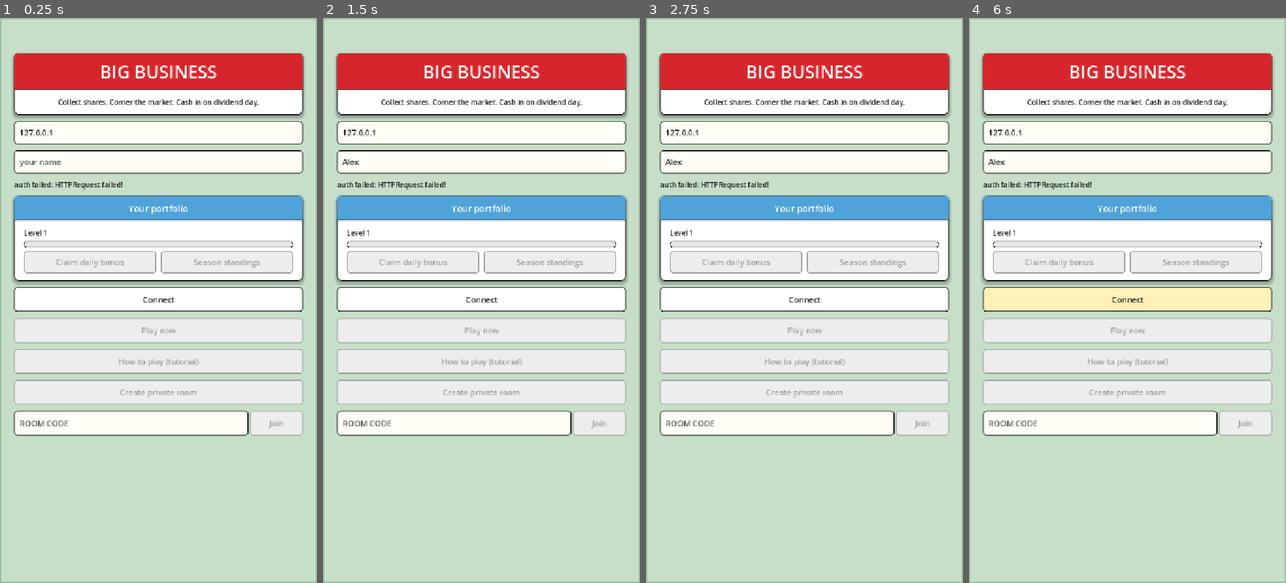
Above: before the commit, frames 1-4 (left to right).
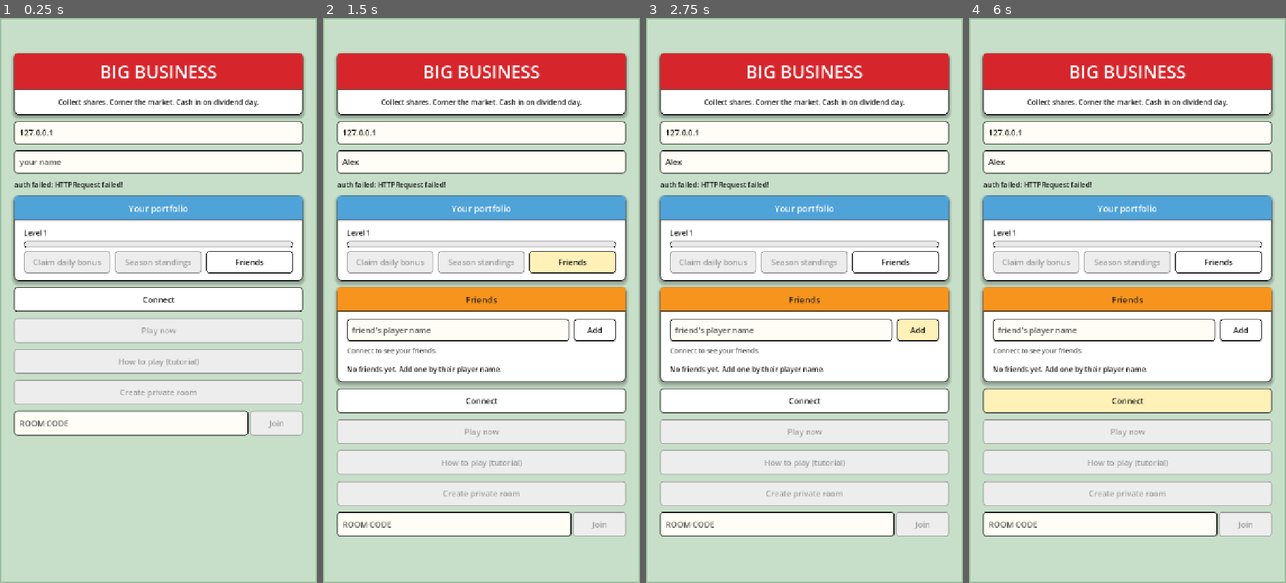
Above: after the commit, the same moments.

Repository: tal-meshali/big-business
Game: Godot game, scene res://scenes/main.tscn
Two runs of this game, one before a commit and one after it. Both use one fixed random seed, a clock stepped at 60 frames per second and the inputs below.
Inputs (mouse positions are in pixels of both pictures, inside the frame that each line leads up to):
- Up to frame 1 (0.25 s): no input
- Up to frame 2 (1.5 s): click (481, 159) at 0.52 s; type "Alex" at 0.6 s; click (573, 260) at 1.25 s, where only the run after the commit has a clickable "Friends"
- Up to frame 3 (2.75 s): click (918, 328) at 2 s, where only the run after the commit has a clickable "Add"
- Up to frame 4 (6 s): click (1219, 260) at 2.75 s, where only the run after the commit has a clickable "Friends"; click (1219, 260) at 3.5 s, where only the run after the commit has a clickable "Friends"; click (1241, 328) at 4.25 s, where only the run after the commit has a clickable "Add"; click (1241, 328) at 5 s, where only the run after the commit has a clickable "Add"; click "Connect" at 5.75 s

The runs differ from the first frame. In frame 1, 0.6% of the frame differs, in the area x 10-93%, y 41-46%; in frame 2, 28%; in frame 3, 28%; in frame 4, 30%, in the area x 4-96%, y 41-92%.

Commit message:
Friends list and room invites via Nakama notifications
Server: new match/social.ts with find_player (exact username, never the
caller) and invite_friend (mutual friends only, target must not have
blocked the caller, code must be a live room), delivered as a persistent
in-app notification with INVITE_CODE 100. Invite rules are a pure
function with a vitest; e2e covers mutual add, delivery over the socket,
join by code, and refusals for pending, stranger, self, unknown room and
blocked.

Client: Net gains list/add/remove/invite friend calls and an
invite_received signal fed by the socket and by persistent notifications
on connect (shown once, then deleted server-side; queued for the lobby
if one arrives mid-game). New FriendsPanel (online dot, add by name,
Accept/Pending/Invite/Remove, incoming invite rows with Join) toggled
from the lobby profile card; Invite shows only inside a private room.
Smoke test covers the panel.

Diff:
--- a/client/scripts/net/net.gd
+++ b/client/scripts/net/net.gd
@@ -13,6 +13,9 @@
 signal emote_shown(seat: int, emote: String)
 signal reconnecting(attempt: int)
 signal reconnected
+## A friend invited us to a private room, live over the socket or found as a
+## persistent notification on connect. Also queued in `pending_invites`.
+signal invite_received(from_name: String, code: String)
 
 const SETTINGS_PATH := "user://net.cfg"
 
@@ -37,6 +40,7 @@
 
 func _ready() -> void:
 	_load_settings()
+	connected.connect(_on_connected_social)
 
 
 func _load_settings() -> void:
@@ -290,3 +294,109 @@
 			return
 	match_id = ""
 	connection_failed.emit("disconnected")
+
+
+# --- Friends and invites ------------------------------------------------------
+
+## Invites not yet shown by a friends panel ({fromName, code}), so one that
+## arrives during a game is still offered back in the lobby.
+var pending_invites: Array = []
+## Notification ids already surfaced this session, so a persistent invite is
+## shown once even across reconnects.
+var _seen_invites: Dictionary = {}
+
+
+## Friends in every state except blocked: [{userId, name, online, state}] with
+## Nakama's states (0 friends, 1 request sent, 2 request received).
+func list_friends() -> Array:
+	var rows: Array = []
+	if client == null or session == null:
+		return rows
+	var res = await client.list_friends_async(session, null, 100)
+	if res.is_exception():
+		return rows
+	for f in res.friends:
+		if f.user == null or f.state == 3:
+			continue
+		var shown_name: String = f.user.display_name if not f.user.display_name.is_empty() else f.user.username
+		rows.append({"userId": f.user.id, "name": shown_name, "online": f.user.online, "state": int(f.state)})
+	return rows
+
+
+## Sends a friend request to a player by exact username (adding back accepts
+## theirs). False when no such player exists.
+func add_friend_by_name(username: String) -> bool:
+	var rpc: NakamaAPI.ApiRpc = await client.rpc_async(session, "find_player", JSON.stringify({"name": username.strip_edges()}))
+	if rpc.is_exception():
+		return false
+	var data: Dictionary = JSON.parse_string(rpc.payload)
+	return await add_friend(String(data.get("userId", "")))
+
+
+## Sends a friend request by user id, or accepts a received one.
+func add_friend(target_user_id: String) -> bool:
+	if target_user_id.is_empty():
+		return false
+	var res: NakamaAsyncResult = await client.add_friends_async(session, [target_user_id])
+	return not res.is_exception()
+
+
+## Removes a friend (or cancels a pending request) both ways.
+func remove_friend(target_user_id: String) -> bool:
+	var res: NakamaAsyncResult = await client.delete_friends_async(session, PackedStringArray([target_user_id]))
+	return not res.is_exception()
+
+
+## Invites a mutual friend to the private room `code`; the server refuses
+## strangers, pending requests and players who blocked us.
+func invite_friend(target_user_id: String, code: String) -> bool:
+	var payload := JSON.stringify({"userId": target_user_id, "code": code})
+	var rpc: NakamaAPI.ApiRpc = await client.rpc_async(session, "invite_friend", payload)
+	if rpc.is_exception():
+		server_error.emit("invite failed: %s" % rpc.get_exception().message)
+		return false
+	return true
+
+
+## Hands over (and clears) invites that arrived while no panel was listening.
+func take_pending_invites() -> Array:
+	var out := pending_invites
+	pending_invites = []
+	return out
+
+
+func _on_connected_social() -> void:
+	socket.received_notification.connect(_on_notification)
+	_fetch_pending_invites()
+
+
+func _on_notification(n: NakamaAPI.ApiNotification) -> void:
+	if n.code != Protocol.INVITE_CODE or _seen_invites.has(n.id):
+		return
+	_seen_invites[n.id] = true
+	var content = JSON.parse_string(n.content)
+	if not content is Dictionary:
+		return
+	var from_name := String(content.get("fromName", "A friend"))
+	var code := String(content.get("code", ""))
+	if code.is_empty():
+		return
+	pending_invites.append({"fromName": from_name, "code": code})
+	invite_received.emit(from_name, code)
+
+
+## Invites sent while we were offline are persistent notifications. Surface
+## them once, then delete them server-side.
+## WHY: rooms live minutes, so an invite shown once is either used now or
+## stale; deleting keeps old codes from reappearing at every launch.
+func _fetch_pending_invites() -> void:
+	var res = await client.list_notifications_async(session, 20)
+	if res.is_exception():
+		return
+	var ids := PackedStringArray()
+	for n in res.notifications:
+		if n.code == Protocol.INVITE_CODE:
+			ids.append(n.id)
+			_on_notification(n)
+	if not ids.is_empty():
+		await client.delete_notifications_async(session, ids)
--- a/client/scripts/net/protocol.gd
+++ b/client/scripts/net/protocol.gd
@@ -10,6 +10,9 @@
 const OP_LOBBY := 12
 const OP_ERROR := 13
 const OP_EMOTE_SHOWN := 14
+
+## Nakama notification code of a room invite (INVITE_CODE on the server).
+const INVITE_CODE := 100
 
 ## Preset emotes and phrases: the only chat there is (all-ages decision D4).
 ## Ids must match EMOTE_IDS in server/src/match/protocol.ts.
--- /dev/null
+++ b/client/scripts/ui/friends_panel.gd
@@ -0,0 +1,241 @@
+class_name FriendsPanel
+extends PanelContainer
+## Lobby friends panel: friends with an online dot, add by name, remove,
+## invite to the current private room, and incoming invites with a Join
+## button. Self-contained: it talks to Net itself. main.gd only sets
+## `room_code` and handles `join_requested`.
+
+signal join_requested(code: String)
+
+const ONLINE := Color("#3F9E4F")
+const OFFLINE := Color("#BDBDBD")
+## Minimum touch target on a phone.
+const TOUCH := 48
+## Nakama friend states.
+const STATE_FRIENDS := 0
+const STATE_REQUEST_SENT := 1
+const STATE_REQUEST_RECEIVED := 2
+
+## Code of the private room the lobby is in ("" outside one). Invite
+## buttons show only while it is set.
+var room_code: String = "":
+	set(value):
+		room_code = value
+		_render_friends()
+
+var _friends: Array = []
+var _list: VBoxContainer
+var _invites: VBoxContainer
+var _name_edit: LineEdit
+var _add_button: Button
+var _status: Label
+
+
+func _ready() -> void:
+	_build()
+	Net.invite_received.connect(show_invite)
+	visibility_changed.connect(_on_visibility_changed)
+	for inv in Net.take_pending_invites():
+		show_invite(String(inv.get("fromName", "A friend")), String(inv.get("code", "")))
+
+
+func _build() -> void:
+	# The deed panel supplies the look; this container only positions it.
+	add_theme_stylebox_override("panel", StyleBoxEmpty.new())
+	var deed := UiTheme.deed_panel(Companies.CHANCE, "Friends", Companies.INK)
+	deed["title"].add_theme_font_size_override("font_size", 20)
+	add_child(deed["panel"])
+	var box := VBoxContainer.new()
+	box.add_theme_constant_override("separation", 10)
+	deed["body"].add_child(box)
+
+	var add_row := HBoxContainer.new()
+	add_row.add_theme_constant_override("separation", 10)
+	box.add_child(add_row)
+	_name_edit = LineEdit.new()
+	_name_edit.placeholder_text = "friend's player name"
+	_name_edit.max_length = 16
+	_name_edit.custom_minimum_size = Vector2(0, TOUCH)
+	_name_edit.size_flags_horizontal = Control.SIZE_EXPAND_FILL
+	_name_edit.text_submitted.connect(func(_text: String) -> void: _on_add_pressed())
+	add_row.add_child(_name_edit)
+	_add_button = Button.new()
+	_add_button.text = "Add"
+	_add_button.custom_minimum_size = Vector2(96, TOUCH)
+	_add_button.pressed.connect(_on_add_pressed)
+	add_row.add_child(_add_button)
+
+	_status = Label.new()
+	_status.autowrap_mode = TextServer.AUTOWRAP_WORD_SMART
+	_status.add_theme_font_size_override("font_size", 15)
+	_status.add_theme_color_override("font_color", Companies.INK_SOFT)
+	box.add_child(_status)
+
+	_invites = VBoxContainer.new()
+	_invites.add_theme_constant_override("separation", 8)
+	box.add_child(_invites)
+
+	_list = VBoxContainer.new()
+	_list.add_theme_constant_override("separation", 8)
+	box.add_child(_list)
+	_render_friends()
+
+
+func _on_visibility_changed() -> void:
+	if is_visible_in_tree():
+		refresh()
+
+
+## Reloads the friends list from the server (no-op while offline).
+func refresh() -> void:
+	if not Net.is_connected_to_server():
+		_status.text = "Connect to see your friends."
+		return
+	set_friends(await Net.list_friends())
+
+
+## Renders friend rows ({userId, name, online, state}); used by refresh()
+## and by the smoke test.
+func set_friends(rows: Array) -> void:
+	_friends = rows
+	_render_friends()
+
+
+func _render_friends() -> void:
+	if _list == null:
+		return
+	for child in _list.get_children():
+		_list.remove_child(child)
+		child.free()
+	if _friends.is_empty():
+		var empty := Label.new()
+		empty.text = "No friends yet. Add one by their player name."
+		empty.autowrap_mode = TextServer.AUTOWRAP_WORD_SMART
+		_list.add_child(empty)
+		return
+	for f in _friends:
+		_list.add_child(_friend_row(f))
+
+
+## Row layout: dot, name, state button (Invite / Accept / Pending), Remove.
+func _friend_row(f: Dictionary) -> HBoxContainer:
+	var row := HBoxContainer.new()
+	row.add_theme_constant_override("separation", 8)
+	row.custom_minimum_size = Vector2(0, TOUCH)
+	var user_id := String(f.get("userId", ""))
+	var state := int(f.get("state", STATE_FRIENDS))
+
+	var dot := Label.new()
+	dot.text = "●"
+	dot.add_theme_font_size_override("font_size", 20)
+	dot.add_theme_color_override("font_color", ONLINE if bool(f.get("online", false)) else OFFLINE)
+	dot.size_flags_vertical = Control.SIZE_SHRINK_CENTER
+	row.add_child(dot)
+
+	var name_label := Label.new()
+	name_label.text = String(f.get("name", "?"))
+	name_label.size_flags_horizontal = Control.SIZE_EXPAND_FILL
+	name_label.text_overrun_behavior = TextServer.OVERRUN_TRIM_ELLIPSIS
+	name_label.size_flags_vertical = Control.SIZE_SHRINK_CENTER
+	row.add_child(name_label)
+
+	var action := Button.new()
+	action.custom_minimum_size = Vector2(96, TOUCH)
+	match state:
+		STATE_REQUEST_SENT:
+			action.text = "Pending"
+			action.disabled = true
+		STATE_REQUEST_RECEIVED:
+			action.text = "Accept"
+			action.pressed.connect(_on_accept_pressed.bind(user_id, action))
+		_:
+			action.text = "Invite"
+			# WHY: an invite needs a room to point at; public lobbies have no code.
+			action.visible = not room_code.is_empty()
+			action.pressed.connect(_on_invite_pressed.bind(user_id, action))
+	row.add_child(action)
+
+	var remove := Button.new()
+	remove.text = "Remove"
+	remove.custom_minimum_size = Vector2(96, TOUCH)
+	remove.pressed.connect(_on_remove_pressed.bind(user_id, remove))
+	row.add_child(remove)
+	return row
+
+
+## Shows "X invited you to room CODE" with Join and dismiss buttons.
+func show_invite(from_name: String, code: String) -> void:
+	if code.is_empty() or _invites == null:
+		return
+	var row := HBoxContainer.new()
+	row.add_theme_constant_override("separation", 8)
+	var text := Label.new()
+	text.text = "%s invited you to room %s" % [from_name, code]
+	text.autowrap_mode = TextServer.AUTOWRAP_WORD_SMART
+	text.size_flags_horizontal = Control.SIZE_EXPAND_FILL
+	text.size_flags_vertical = Control.SIZE_SHRINK_CENTER
+	row.add_child(text)
+	var join := Button.new()
+	join.text = "Join"
+	join.custom_minimum_size = Vector2(96, TOUCH)
+	join.pressed.connect(func() -> void:
+		_drop_invite(row)
+		join_requested.emit(code))
+	row.add_child(join)
+	var dismiss := Button.new()
+	dismiss.text = "✕"
+	dismiss.custom_minimum_size = Vector2(TOUCH, TOUCH)
+	dismiss.pressed.connect(func() -> void: _drop_invite(row))
+	row.add_child(dismiss)
+	_invites.add_child(row)
+	visible = true
+
+
+func _drop_invite(row: Control) -> void:
+	if row.get_parent() == _invites:
+		_invites.remove_child(row)
+	row.queue_free()
+
+
+func _on_add_pressed() -> void:
+	var username := _name_edit.text.strip_edges()
+	if username.is_empty():
+		return
+	_add_button.disabled = true
+	_status.text = "Adding %s..." % username
+	var ok: bool = await Net.add_friend_by_name(username)
+	_add_button.disabled = false
+	if ok:
+		_name_edit.text = ""
+		_status.text = "Request sent to %s. You're friends once they add you back." % username
+		refresh()
+	else:
+		_status.text = "No player named %s." % username
+
+
+func _on_accept_pressed(user_id: String, button: Button) -> void:
+	button.disabled = true
+	var ok: bool = await Net.add_friend(user_id)
+	if ok:
+		refresh()
+	elif is_instance_valid(button):
+		button.disabled = false
+
+
+func _on_remove_pressed(user_id: String, button: Button) -> void:
+	button.disabled = true
+	var ok: bool = await Net.remove_friend(user_id)
+	if ok:
+		refresh()
+	elif is_instance_valid(button):
+		button.disabled = false
+
+
+func _on_invite_pressed(user_id: String, button: Button) -> void:
+	button.disabled = true
+	var ok: bool = await Net.invite_friend(user_id, room_code)
+	# The list may have been re-rendered while the request was in flight.
+	if not is_instance_valid(button):
+		return
+	button.text = "Sent" if ok else "Invite"
+	button.disabled = ok
--- a/client/scripts/ui/main.gd
+++ b/client/scripts/ui/main.gd
@@ -15,6 +15,7 @@
 var _daily_button: Button
 var _board_button: Button
 var _board_label: Label
+var _friends_panel: FriendsPanel
 var _connected := false
 var _in_lobby := false
 
@@ -125,11 +126,22 @@
 	_board_button.disabled = true
 	_board_button.pressed.connect(_on_show_board)
 	prow.add_child(_board_button)
+	var friends_button := Button.new()
+	friends_button.text = "Friends"
+	friends_button.custom_minimum_size = Vector2(0, 48)
+	friends_button.size_flags_horizontal = Control.SIZE_EXPAND_FILL
+	friends_button.pressed.connect(func() -> void: _friends_panel.visible = not _friends_panel.visible)
+	prow.add_child(friends_button)
 	_board_label = Label.new()
 	_board_label.visible = false
 	_board_label.add_theme_font_size_override("font_size", 15)
 	pbox.add_child(_board_label)
 	box.add_child(profile["panel"])
+
+	_friends_panel = FriendsPanel.new()
+	_friends_panel.visible = false
+	_friends_panel.join_requested.connect(_on_invite_join)
+	box.add_child(_friends_panel)
 
 	_add_button(box, "Connect", _on_connect_pressed, true)
 	_add_button(box, "Play now", _on_quick_play)
@@ -285,6 +297,7 @@
 		return
 	_in_lobby = true
 	_room_code = code
+	_friends_panel.room_code = code
 	_status.text = "Room code: %s" % code
 	_copy_button.visible = true
 	_ready_button.visible = true
@@ -315,3 +328,11 @@
 
 func _on_first_view(_view: Dictionary) -> void:
 	get_tree().change_scene_to_file("res://scenes/table.tscn")
+
+
+## Join the room a friend invited us to (Join button in the friends panel).
+func _on_invite_join(code: String) -> void:
+	_code_edit.text = code
+	await _on_join_room()
+	if _in_lobby:
+		_friends_panel.room_code = code
--- a/client/tests/smoke.gd
+++ b/client/tests/smoke.gd
@@ -102,6 +102,7 @@
 
 	failures += await _coach_checks()
 	failures += await _social_checks()
+	failures += await _friends_checks()
 
 	if failures == 0:
 		print("SMOKE OK")
@@ -279,3 +280,95 @@
 		failures += 1
 	main.queue_free()
 	return failures
+
+
+## Friends panel: rows render with the right buttons, the Invite button
+## follows the room code, an invite row shows and its Join fires the signal.
+func _friends_checks() -> int:
+	var failures := 0
+	# WHY: loaded by path, not by class_name: the panel uses the Net autoload,
+	# which does not exist yet when this test script is compiled.
+	var panel = load("res://scripts/ui/friends_panel.gd").new()
+	root.add_child(panel)
+	await process_frame
+	panel.set_friends([
+		{"userId": "u-bo", "name": "Bo", "online": true, "state": 0},
+		{"userId": "u-ada", "name": "Ada", "online": false, "state": 2},
+		{"userId": "u-cal", "name": "Cal", "online": false, "state": 1},
+	])
+	await process_frame
+	if panel._list.get_child_count() != 3:
+		push_error("expected 3 friend rows, got %d" % panel._list.get_child_count())
+		failures += 1
+		panel.queue_free()
+		return failures
+	var bo_row: HBoxContainer = panel._list.get_child(0)
+	if bo_row.get_child(0).get_theme_color("font_color") != panel.ONLINE:
+		push_error("online friend should have a green dot")
+		failures += 1
+	if bo_row.get_child(1).text != "Bo":
+		push_error("friend row should show the name")
+		failures += 1
+	var invite: Button = bo_row.get_child(2)
+	if invite.text != "Invite" or invite.visible:
+		push_error("Invite must be hidden outside a private room")
+		failures += 1
+	if panel._list.get_child(1).get_child(2).text != "Accept":
+		push_error("a received request should offer Accept")
+		failures += 1
+	if panel._list.get_child(2).get_child(2).text != "Pending":
+		push_error("a sent request should read Pending")
+		failures += 1
+	if bo_row.get_child(3).text != "Remove":
+		push_error("each friend row needs a Remove button")
+		failures += 1
+
+	panel.room_code = "ABC234"
+	await process_frame
+	invite = panel._list.get_child(0).get_child(2)
+	if not invite.visible:
+		push_error("Invite should show once the lobby is in a private room")
+		failures += 1
+	if panel._list.get_child(0).get_child(0).get_theme_color("font_color") != panel.ONLINE or panel._list.get_child(1).get_child(0).get_theme_color("font_color") != panel.OFFLINE:
+		push_error("online dots wrong after re-render")
+		failures += 1
+	for b in [invite, panel._list.get_child(0).get_child(3), panel._add_button, panel._name_edit]:
+		if b.custom_minimum_size.y < 48:
+			push_error("%s is under the 48 px touch target" % b.get_class())
+			failures += 1
+
+	var joined: Array = []
+	panel.join_requested.connect(func(code: String) -> void: joined.append(code))
+	panel.visible = false
+	panel.show_invite("Cara", "XYZ789")
+	await process_frame
+	if not panel.visible:
+		push_error("an invite should open the panel")
+		failures += 1
+	if panel._invites.get_child_count() != 1:
+		push_error("expected 1 invite row, got %d" % panel._invites.get_child_count())
+		failures += 1
+	else:
+		var row: HBoxContainer = panel._invites.get_child(0)
+		if not row.get_child(0).text.contains("Cara invited you to room XYZ789"):
+			push_error("invite text wrong: %s" % row.get_child(0).text)
+			failures += 1
+		var join: Button = row.get_child(1)
+		if join.text != "Join" or join.custom_minimum_size.y < 48:
+			push_error("invite row needs a 48 px Join button")
+			failures += 1
+		join.pressed.emit()
+		await process_frame
+		if joined != ["XYZ789"]:
+			push_error("Join should request the invite's code, got %s" % [joined])
+			failures += 1
+		if panel._invites.get_child_count() != 0:
+			push_error("a used invite should disappear")
+			failures += 1
+	# Empty list shows a hint instead of nothing.
+	panel.set_friends([])
+	if panel._list.get_child_count() != 1 or not (panel._list.get_child(0) is Label):
+		push_error("empty friends list should show a hint")
+		failures += 1
+	panel.queue_free()
+	return failures
Not shown, added: client/scripts/ui/friends_panel.gd.uid
Not shown, changed: server/src/main.ts
Not shown, changed: server/src/match/protocol.ts
Not shown, added: server/src/match/social.test.ts
Not shown, added: server/src/match/social.ts
